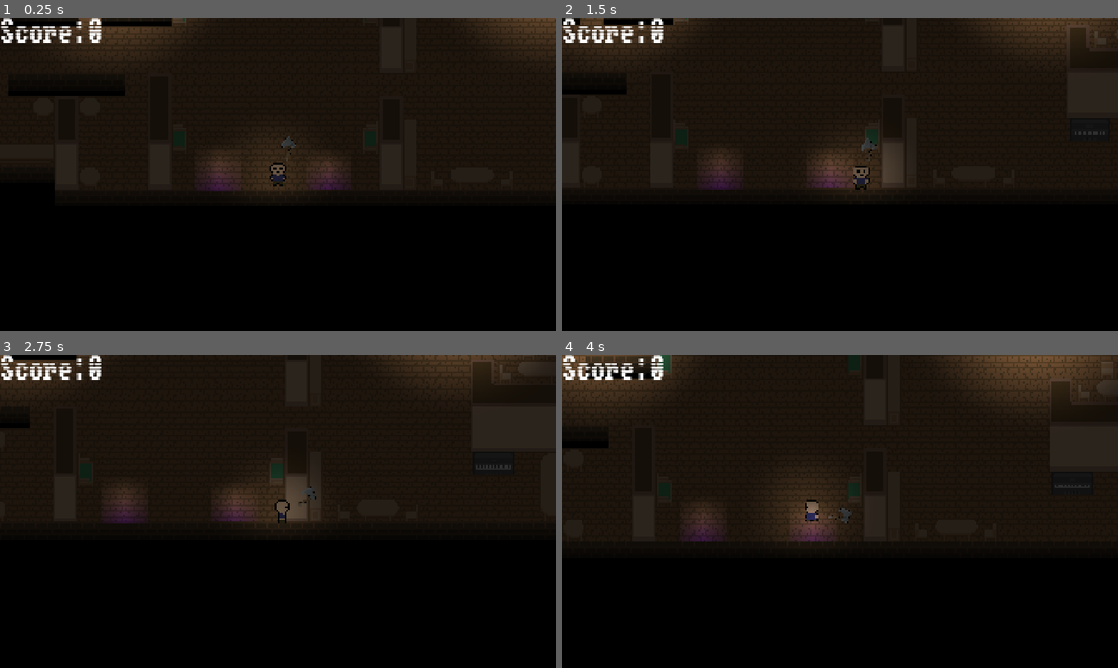
Above: before the commit, frames 1-4 (two rows, left to right).
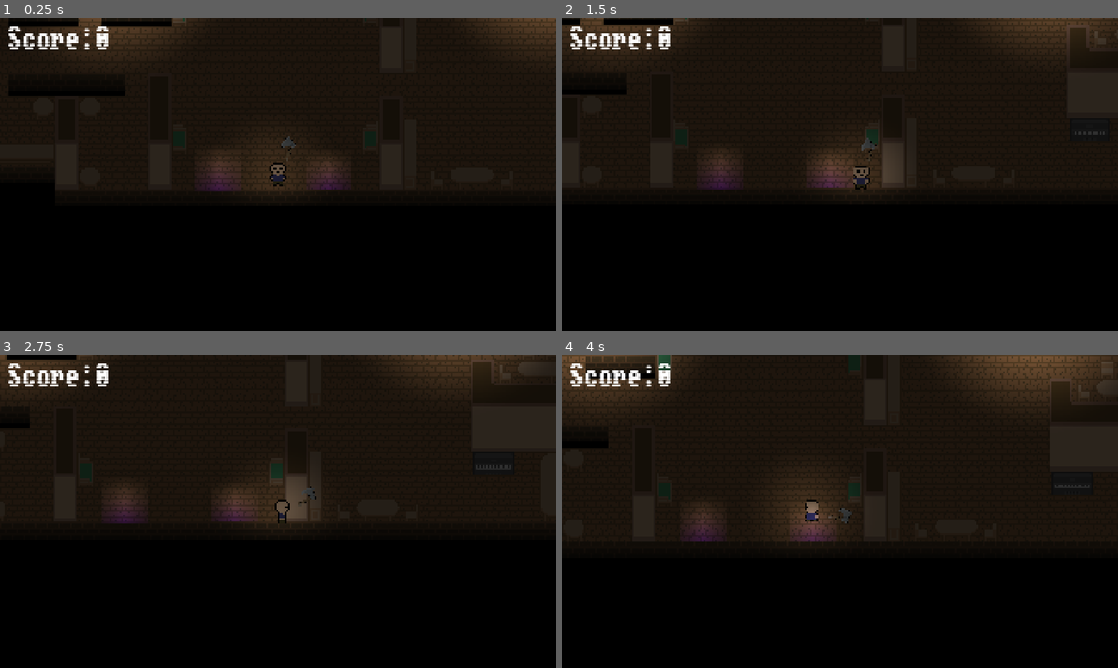
Above: after the commit, the same moments.

Repository: c-bejar/Night-of-the-Black-Spirits
Game: Godot game, scene res://Areas/House/house.tscn
Two runs of this game, one before a commit and one after it. Both use one fixed random seed, a clock stepped at 60 frames per second and the inputs below.
Inputs (mouse positions are in pixels of both pictures, inside the frame that each line leads up to):
- Up to frame 1 (0.25 s): no input
- Up to frame 2 (1.5 s): tap Enter at 0.5 s; move the mouse to (962, 158) at 0.52 s; hold D (move_right) 0.53-1.28 s; click (962, 158) at 0.6 s; move the mouse to (728, 190) at 1.27 s; hold S (move_down) from 1.28 s (still down); click (728, 190) at 1.35 s
- Up to frame 3 (2.75 s): move the mouse to (333, 442) at 2.02 s; release S (move_down) at 2.03 s; hold D (move_right) from 2.03 s (still down); click (333, 442) at 2.1 s
- Up to frame 4 (4 s): move the mouse to (812, 574) at 2.77 s; release D (move_right) at 2.78 s; hold W (move_up) 2.78-3.53 s; click (812, 574) at 2.85 s; move the mouse to (1006, 558) at 3.52 s; hold A (move_left) from 3.53 s (still down); click (1006, 558) at 3.6 s

The runs differ from the first frame. In frame 1, 1.0% of the frame differs, in the area x 0-20%, y 0-10%; in frame 2, 1.0%; in frame 3, 1.0%; in frame 4, 1.0%.

Commit message:
add: margin to UI score

Diff:
--- a/Globals/ui.tscn
+++ b/Globals/ui.tscn
@@ -19,17 +19,22 @@
 offset_right = 40.0
 offset_bottom = 40.0
 
-[node name="HBoxContainer" type="HBoxContainer" parent="ScoreContainer"]
+[node name="MarginContainer" type="MarginContainer" parent="ScoreContainer"]
 layout_mode = 0
 offset_right = 40.0
 offset_bottom = 40.0
+theme_override_constants/margin_left = 25
+theme_override_constants/margin_top = 25
 
-[node name="ScoreText" type="Label" parent="ScoreContainer/HBoxContainer"]
+[node name="HBoxContainer" type="HBoxContainer" parent="ScoreContainer/MarginContainer"]
+layout_mode = 2
+
+[node name="ScoreText" type="Label" parent="ScoreContainer/MarginContainer/HBoxContainer"]
 layout_mode = 2
 text = "Score:"
 label_settings = SubResource("LabelSettings_vat5q")
 
-[node name="ScoreBox" type="Label" parent="ScoreContainer/HBoxContainer"]
+[node name="ScoreBox" type="Label" parent="ScoreContainer/MarginContainer/HBoxContainer"]
 unique_name_in_owner = true
 layout_mode = 2
 text = "500"
